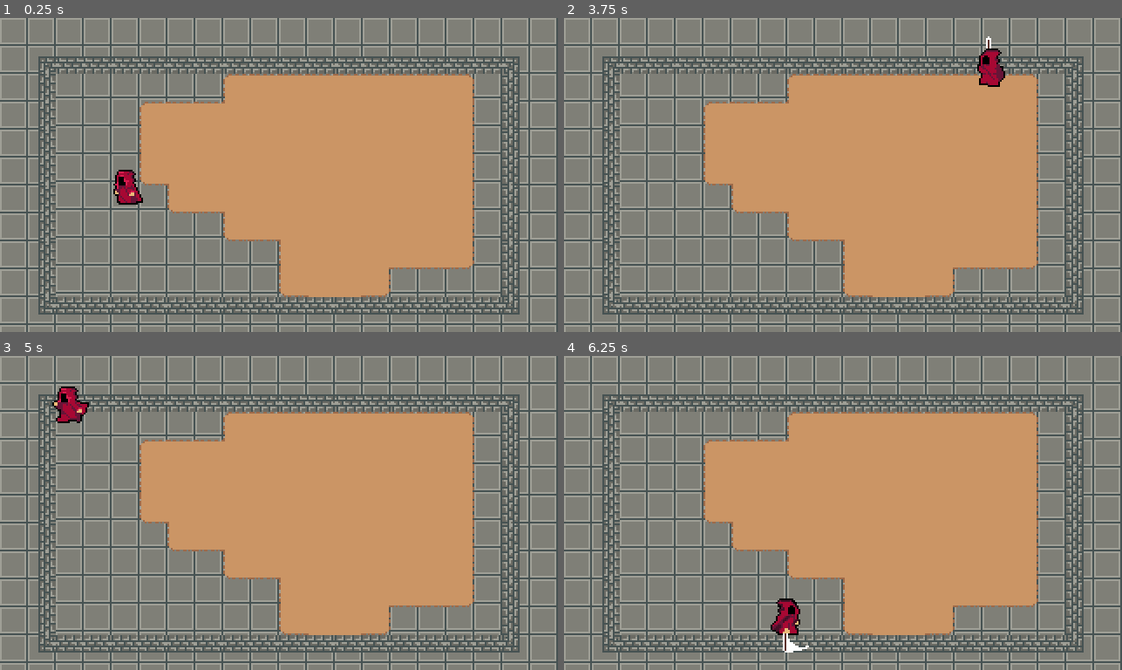
Above: before the commit, frames 1-4 (two rows, left to right).
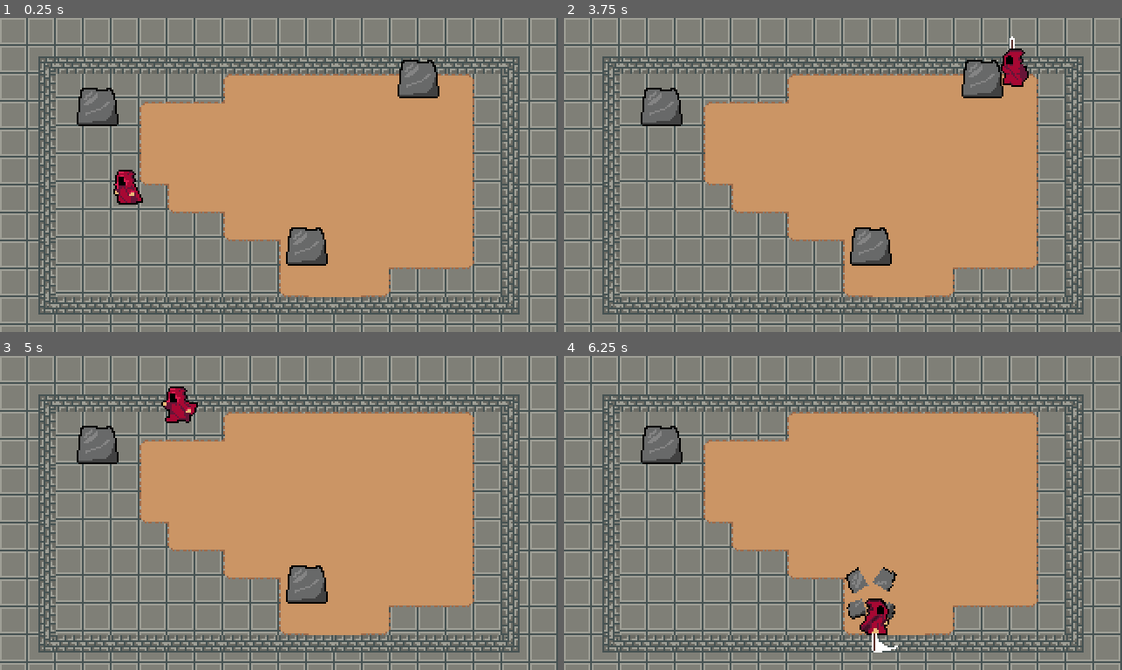
Above: after the commit, the same moments.

Repository: JosephLund/WizardRPG
Game: Godot game, scene res://World.tscn
Two runs of this game, one before a commit and one after it. Both use one fixed random seed, a clock stepped at 60 frames per second and the inputs below.
Inputs (mouse positions are in pixels of both pictures, inside the frame that each line leads up to):
- Up to frame 1 (0.25 s): no input
- Up to frame 2 (3.75 s): tap Enter at 0.5 s; move the mouse to (965, 159) at 0.52 s; hold Right (ui_right) 0.53-1.28 s; click (965, 159) at 0.6 s; move the mouse to (731, 190) at 1.27 s; hold Down (ui_down) 1.28-2.03 s; click (731, 190) at 1.35 s; move the mouse to (898, 105) at 2.02 s; hold Right (ui_right) 2.03-2.78 s; click (898, 105) at 2.1 s; move the mouse to (815, 237) at 2.77 s; hold Up (ui_up) 2.78-3.53 s; click (815, 237) at 2.85 s; move the mouse to (1010, 222) at 3.52 s; hold Left (ui_left) from 3.53 s (still down); click (1010, 222) at 3.6 s
- Up to frame 3 (5 s): keep holding Left (ui_left); move the mouse to (111, 465) at 4.27 s; click (111, 465) at 4.35 s
- Up to frame 4 (6.25 s): move the mouse to (870, 513) at 5.02 s; release Left (ui_left) at 5.03 s; hold Down (ui_down) 5.03-5.78 s; click (870, 513) at 5.1 s; move the mouse to (759, 434) at 5.77 s; hold Right (ui_right) from 5.78 s (still down); click (759, 434) at 5.85 s

The runs differ from the first frame. In frame 1, 2.0% of the frame differs, in the area x 13-79%, y 13-79%; in frame 2, 2.7%, in the area x 13-84%, y 5-79%; in frame 3, 2.3%; in frame 4, 2.2%.

Commit message:
added breakable rocks and hitboxes/hurtboxes

Diff:
--- a/Hitboxes and Hurtboxes/HitBox.tscn
+++ b/Hitboxes and Hurtboxes/HitBox.tscn
@@ -1,5 +1,7 @@
 [gd_scene format=2]
 
 [node name="HitBox" type="Area2D"]
+collision_layer = 2147483648
+collision_mask = 0
 
 [node name="CollisionShape2D" type="CollisionShape2D" parent="."]
--- a/Hitboxes and Hurtboxes/Hurtbox.tscn
+++ b/Hitboxes and Hurtboxes/Hurtbox.tscn
@@ -1,5 +1,7 @@
 [gd_scene format=2]
 
 [node name="Hurtbox" type="Area2D"]
+collision_layer = 0
+collision_mask = 0
 
 [node name="CollisionShape2D" type="CollisionShape2D" parent="."]
--- a/Player/Player.gd
+++ b/Player/Player.gd
@@ -56,7 +56,6 @@
 		elif Input.is_action_pressed("ui_spell_modifier_2"):
 			teleport_player()
 		else:
-			print("test")
 			animationState.travel("Attack")
 			state = ATTACK
 
@@ -77,7 +76,10 @@
 	fireball.global_position = global_position
 	fireball.rotation = fireball_rotation
 	world.add_child(fireball)
+
+
 	fireball.apply_impulse(Vector2(), ( get_global_mouse_position() - global_position ) * SHOOT_SPEED)
+
 
 func teleport_player():
 	self.global_position = get_global_mouse_position()
--- a/Player/Player.tscn
+++ b/Player/Player.tscn
@@ -1,7 +1,8 @@
-[gd_scene load_steps=37 format=2]
+[gd_scene load_steps=39 format=2]
 
 [ext_resource path="res://Player/Player.png" type="Texture" id=1]
 [ext_resource path="res://Player/Player.gd" type="Script" id=2]
+[ext_resource path="res://Hitboxes and Hurtboxes/HitBox.tscn" type="PackedScene" id=3]
 
 [sub_resource type="CapsuleShape2D" id=1]
 radius = 3.20293
@@ -36,6 +37,30 @@
 "method": "attack_animation_finished"
 } ]
 }
+tracks/2/type = "value"
+tracks/2/path = NodePath("HitboxPivot:rotation_degrees")
+tracks/2/interp = 1
+tracks/2/loop_wrap = true
+tracks/2/imported = false
+tracks/2/enabled = true
+tracks/2/keys = {
+"times": PoolRealArray( 0 ),
+"transitions": PoolRealArray( 1 ),
+"update": 0,
+"values": [ 90.0 ]
+}
+tracks/3/type = "value"
+tracks/3/path = NodePath("HitboxPivot/SwordHitbox/CollisionShape2D:disabled")
+tracks/3/interp = 1
+tracks/3/loop_wrap = true
+tracks/3/imported = false
+tracks/3/enabled = true
+tracks/3/keys = {
+"times": PoolRealArray( 0.1, 0.3 ),
+"transitions": PoolRealArray( 1, 1 ),
+"update": 1,
+"values": [ false, true ]
+}
 
 [sub_resource type="Animation" id=3]
 resource_name = "AttackLeft"
@@ -66,6 +91,30 @@
 "method": "attack_animation_finished"
 } ]
 }
+tracks/2/type = "value"
+tracks/2/path = NodePath("HitboxPivot:rotation_degrees")
+tracks/2/interp = 1
+tracks/2/loop_wrap = true
+tracks/2/imported = false
+tracks/2/enabled = true
+tracks/2/keys = {
+"times": PoolRealArray( 0 ),
+"transitions": PoolRealArray( 1 ),
+"update": 0,
+"values": [ 180.0 ]
+}
+tracks/3/type = "value"
+tracks/3/path = NodePath("HitboxPivot/SwordHitbox/CollisionShape2D:disabled")
+tracks/3/interp = 1
+tracks/3/loop_wrap = true
+tracks/3/imported = false
+tracks/3/enabled = true
+tracks/3/keys = {
+"times": PoolRealArray( 0.1, 0.3 ),
+"transitions": PoolRealArray( 1, 1 ),
+"update": 1,
+"values": [ false, true ]
+}
 
 [sub_resource type="Animation" id=4]
 resource_name = "AttackRight"
@@ -96,6 +145,30 @@
 "method": "attack_animation_finished"
 } ]
 }
+tracks/2/type = "value"
+tracks/2/path = NodePath("HitboxPivot:rotation_degrees")
+tracks/2/interp = 1
+tracks/2/loop_wrap = true
+tracks/2/imported = false
+tracks/2/enabled = true
+tracks/2/keys = {
+"times": PoolRealArray( 0 ),
+"transitions": PoolRealArray( 1 ),
+"update": 0,
+"values": [ 0.0 ]
+}
+tracks/3/type = "value"
+tracks/3/path = NodePath("HitboxPivot/SwordHitbox/CollisionShape2D:disabled")
+tracks/3/interp = 1
+tracks/3/loop_wrap = true
+tracks/3/imported = false
+tracks/3/enabled = true
+tracks/3/keys = {
+"times": PoolRealArray( 0.1, 0.3 ),
+"transitions": PoolRealArray( 1, 1 ),
+"update": 1,
+"values": [ false, true ]
+}
 
 [sub_resource type="Animation" id=5]
 resource_name = "AttackUp"
@@ -125,6 +198,30 @@
 "args": [  ],
 "method": "attack_animation_finished"
 } ]
+}
+tracks/2/type = "value"
+tracks/2/path = NodePath("HitboxPivot:rotation_degrees")
+tracks/2/interp = 1
+tracks/2/loop_wrap = true
+tracks/2/imported = false
+tracks/2/enabled = true
+tracks/2/keys = {
+"times": PoolRealArray( 0 ),
+"transitions": PoolRealArray( 1 ),
+"update": 0,
+"values": [ 270.0 ]
+}
+tracks/3/type = "value"
+tracks/3/path = NodePath("HitboxPivot/SwordHitbox/CollisionShape2D:disabled")
+tracks/3/interp = 1
+tracks/3/loop_wrap = true
+tracks/3/imported = false
+tracks/3/enabled = true
+tracks/3/keys = {
+"times": PoolRealArray( 0.1, 0.3 ),
+"transitions": PoolRealArray( 1, 1 ),
+"update": 1,
+"values": [ false, true ]
 }
 
 [sub_resource type="Animation" id=6]
@@ -349,14 +446,18 @@
 
 [sub_resource type="AnimationNodeStateMachinePlayback" id=34]
 
+[sub_resource type="CapsuleShape2D" id=35]
+height = 12.0
+
 [node name="Player" type="KinematicBody2D"]
+collision_layer = 2
 script = ExtResource( 2 )
 
 [node name="Sprite" type="Sprite" parent="."]
 position = Vector2( 0, -8 )
 texture = ExtResource( 1 )
 hframes = 60
-frame = 35
+frame = 12
 
 [node name="CollisionShape2D" type="CollisionShape2D" parent="."]
 visible = false
@@ -386,3 +487,18 @@
 parameters/Attack/blend_position = Vector2( -0.396135, -0.322414 )
 parameters/Idle/blend_position = Vector2( 0, 0 )
 parameters/Run/blend_position = Vector2( 0, 0 )
+
+[node name="HitboxPivot" type="Position2D" parent="."]
+position = Vector2( 0, -4 )
+rotation = 1.5708
+
+[node name="SwordHitbox" parent="HitboxPivot" instance=ExtResource( 3 )]
+position = Vector2( 15, 4 )
+collision_mask = 8
+
+[node name="CollisionShape2D" parent="HitboxPivot/SwordHitbox" index="0"]
+position = Vector2( 0.420448, -4.73004 )
+shape = SubResource( 35 )
+disabled = true
+
+[editable path="HitboxPivot/SwordHitbox"]
--- a/World.tscn
+++ b/World.tscn
@@ -1,6 +1,7 @@
-[gd_scene load_steps=105 format=2]
+[gd_scene load_steps=106 format=2]
 
 [ext_resource path="res://Player/Player.tscn" type="PackedScene" id=1]
+[ext_resource path="res://World/Rock.tscn" type="PackedScene" id=2]
 [ext_resource path="res://World/GrassBackground.png" type="Texture" id=3]
 [ext_resource path="res://World/DirtTileset.png" type="Texture" id=4]
 [ext_resource path="res://World/CliffTileset.png" type="Texture" id=5]
@@ -969,6 +970,8 @@
 [node name="DungeonTileMap" type="TileMap" parent="."]
 tile_set = SubResource( 99 )
 cell_size = Vector2( 32, 32 )
+collision_layer = 2147483649
+collision_mask = 2147483648
 format = 1
 tile_data = PoolIntArray( -2, 0, 196608, -1, 0, 6, -65536, 0, 1, -65535, 0, 1, -65534, 0, 1, -65533, 0, 1, -65532, 0, 1 …(854 unchanged characters)…
 
@@ -977,4 +980,13 @@
 [node name="Player" parent="YSort" instance=ExtResource( 1 )]
 position = Vector2( 72, 104 )
 
-[node name="Bushes" type="YSort" parent="YSort"]
+[node name="Rocks" type="YSort" parent="YSort"]
+
+[node name="Rock" parent="YSort/Rocks" instance=ExtResource( 2 )]
+position = Vector2( 56, 56 )
+
+[node name="Rock2" parent="YSort/Rocks" instance=ExtResource( 2 )]
+position = Vector2( 176, 136 )
+
+[node name="Rock3" parent="YSort/Rocks" instance=ExtResource( 2 )]
+position = Vector2( 240, 40 )
--- a/World/Bush.tscn
+++ /dev/null
@@ -1,18 +0,0 @@
-[gd_scene load_steps=3 format=2]
-
-[ext_resource path="res://World/Bush.png" type="Texture" id=1]
-
-[sub_resource type="CapsuleShape2D" id=1]
-radius = 7.62306
-height = 13.8807
-
-[node name="Bush" type="StaticBody2D"]
-
-[node name="Sprite" type="Sprite" parent="."]
-position = Vector2( 0, -6 )
-texture = ExtResource( 1 )
-
-[node name="CollisionShape2D" type="CollisionShape2D" parent="."]
-position = Vector2( 0.655506, 0.27416 )
-rotation = -1.5708
-shape = SubResource( 1 )
--- a/World/Fireball.gd
+++ b/World/Fireball.gd
@@ -3,12 +3,10 @@
 onready var sprite = $Sprite
 onready var animatedSprite = $AnimatedSprite
 onready var collisionShape = $CollisionShape2D
-onready var hurtbox = $Hurtbox/CollisionShape2D
-var playerToggle = false;
 
 func _ready():
-	playerToggle = false;
 	self.set_gravity_scale(0)
+	collisionShape.disabled = true;
 	animatedSprite.visible = false;
 	pass # Replace with function body.
 
@@ -33,7 +31,7 @@
 
 
 func _on_Hurtbox_area_entered(area):
-	hurtbox.disabled = true;
+	print("entered")
 	play_fireball_effect()
 
 
--- a/World/Fireball.tscn
+++ b/World/Fireball.tscn
@@ -3,7 +3,7 @@
 [ext_resource path="res://World/Fireball.png" type="Texture" id=1]
 [ext_resource path="res://World/Fireball.gd" type="Script" id=2]
 [ext_resource path="res://Effects/FireballEffect.png" type="Texture" id=3]
-[ext_resource path="res://Hitboxes and Hurtboxes/Hurtbox.tscn" type="PackedScene" id=4]
+[ext_resource path="res://Hitboxes and Hurtboxes/HitBox.tscn" type="PackedScene" id=4]
 
 [sub_resource type="AtlasTexture" id=1]
 atlas = ExtResource( 3 )
@@ -22,12 +22,13 @@
 } ]
 
 [sub_resource type="CircleShape2D" id=4]
-radius = 12.2857
+radius = 12.5198
 
 [sub_resource type="CircleShape2D" id=5]
-radius = 13.3531
+radius = 12.6437
 
 [node name="Fireball" type="RigidBody2D"]
+collision_layer = 0
 script = ExtResource( 2 )
 
 [node name="Sprite" type="Sprite" parent="."]
@@ -43,18 +44,16 @@
 centered = false
 offset = Vector2( -4, -2 )
 
-[node name="CollisionShape2D" type="CollisionShape2D" parent="."]
-position = Vector2( 13.052, -0.0795612 )
+[node name="FireballHitBox" parent="." instance=ExtResource( 4 )]
+collision_mask = 8
+
+[node name="CollisionShape2D" parent="FireballHitBox" index="0"]
+position = Vector2( 12.768, 0.140307 )
 shape = SubResource( 4 )
 
-[node name="Hurtbox" parent="." instance=ExtResource( 4 )]
-position = Vector2( 0.841846, -11.9262 )
-
-[node name="CollisionShape2D" parent="Hurtbox" index="0"]
-position = Vector2( 12.193, 12.193 )
+[node name="CollisionShape2D" type="CollisionShape2D" parent="."]
+position = Vector2( 12.6277, 0.280616 )
 shape = SubResource( 5 )
 [connection signal="animation_finished" from="AnimatedSprite" to="." method="_on_AnimatedSprite_animation_finished"]
-[connection signal="area_entered" from="Hurtbox" to="." method="_on_Hurtbox_area_entered"]
-[connection signal="body_entered" from="Hurtbox" to="." method="_on_Hurtbox_body_entered"]
 
-[editable path="Hurtbox"]
+[editable path="FireballHitBox"]
--- /dev/null
+++ b/World/Rock.gd
@@ -0,0 +1,29 @@
+extends StaticBody2D
+
+onready var sprite = $Sprite
+onready var animatedSprite = $AnimatedSprite
+
+# Called when the node enters the scene tree for the first time.
+func _ready():
+	animatedSprite.visible = false; # Replace with function body.
+
+
+# Called every frame. 'delta' is the elapsed time since the previous frame.
+#func _process(delta):
+#	pass
+
+
+func _on_Hurtbox_area_entered(area):
+	breakRock()
+
+
+
+func breakRock():
+	animatedSprite.visible = true
+	sprite.visible = false
+	animatedSprite.frame = 0
+	animatedSprite.play("Animate")
+
+
+func _on_AnimatedSprite_animation_finished():
+	queue_free()
--- /dev/null
+++ b/World/Rock.tscn
@@ -0,0 +1,62 @@
+[gd_scene load_steps=10 format=2]
+
+[ext_resource path="res://World/rock.png" type="Texture" id=1]
+[ext_resource path="res://Hitboxes and Hurtboxes/Hurtbox.tscn" type="PackedScene" id=2]
+[ext_resource path="res://Effects/rockbreaking.png" type="Texture" id=3]
+[ext_resource path="res://World/Rock.gd" type="Script" id=4]
+
+[sub_resource type="AtlasTexture" id=3]
+atlas = ExtResource( 3 )
+region = Rect2( 0, 0, 32, 32 )
+
+[sub_resource type="AtlasTexture" id=4]
+atlas = ExtResource( 3 )
+region = Rect2( 32, 0, 32, 32 )
+
+[sub_resource type="SpriteFrames" id=5]
+animations = [ {
+"frames": [  ],
+"loop": true,
+"name": "default",
+"speed": 5.0
+}, {
+"frames": [ SubResource( 3 ), SubResource( 4 ) ],
+"loop": true,
+"name": "New Anim",
+"speed": 5.0
+} ]
+
+[sub_resource type="CapsuleShape2D" id=1]
+radius = 7.62306
+height = 7.13153
+
+[sub_resource type="RectangleShape2D" id=2]
+extents = Vector2( 12.0562, 11.0562 )
+
+[node name="Rock" type="StaticBody2D"]
+script = ExtResource( 4 )
+
+[node name="Sprite" type="Sprite" parent="."]
+position = Vector2( 0, -6 )
+texture = ExtResource( 1 )
+
+[node name="AnimatedSprite" type="AnimatedSprite" parent="."]
+visible = false
+frames = SubResource( 5 )
+animation = "New Anim"
+
+[node name="CollisionShape2D" type="CollisionShape2D" parent="."]
+position = Vector2( -0.0460321, -1.54984 )
+rotation = -1.5708
+shape = SubResource( 1 )
+
+[node name="Hurtbox" parent="." instance=ExtResource( 2 )]
+collision_layer = 8
+
+[node name="CollisionShape2D" parent="Hurtbox" index="0"]
+position = Vector2( 3.8147e-06, -5.05108 )
+shape = SubResource( 2 )
+[connection signal="animation_finished" from="AnimatedSprite" to="." method="_on_AnimatedSprite_animation_finished"]
+[connection signal="area_entered" from="Hurtbox" to="." method="_on_Hurtbox_area_entered"]
+
+[editable path="Hurtbox"]
--- a/project.godot
+++ b/project.godot
@@ -97,6 +97,14 @@
  ]
 }
 
+[layer_names]
+
+2d_physics/layer_1="World"
+2d_physics/layer_2="Player"
+2d_physics/layer_3="PlayerHurtbox"
+2d_physics/layer_4="EnemyHurtbox"
+2d_physics/layer_5="Spell"
+
 [rendering]
 
 environment/default_environment="res://default_env.tres"
Binary file added: Effects/rockbreaking.png
Not shown, added: Effects/rockbreaking.png.import
Binary file added: World/rock.png
Not shown, added: World/rock.png.import
